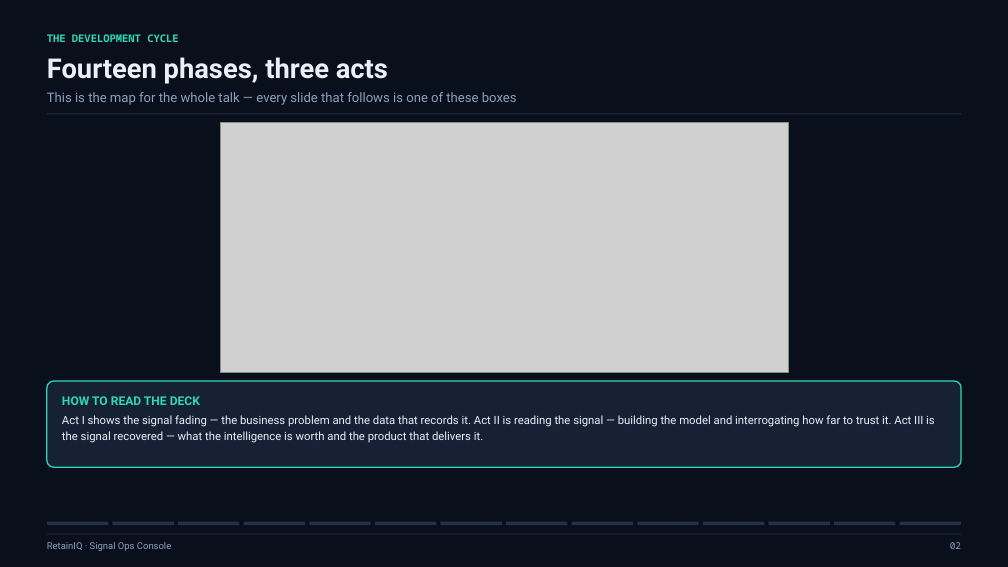
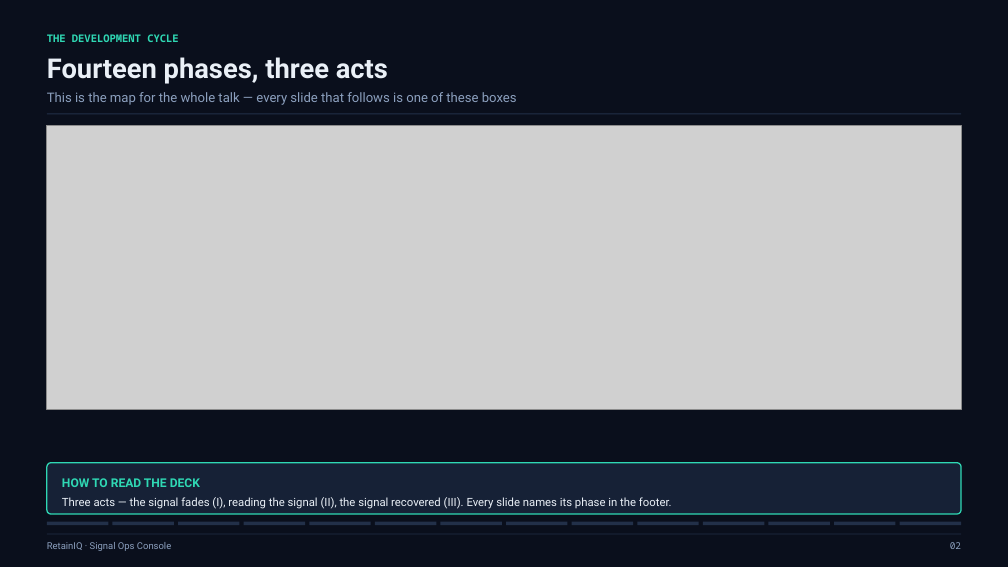
Before and after one commit to Logesh0247/RetainIQ_Signal_Ops_Console, a slide deck: slide 2 of presentation/RetainIQ_Project_Review.pptx. Drawn at 1008x567 pixels with LibreOffice and Linux fonts; fonts in the diff are those of the drawing; grey boxes stand for pictures. Boxes give left, top, right and bottom in pixels: in the first picture for what was removed or moved away, otherwise in the second. Text is boxed around its words. In the diff, an @@ line names an element or a change of style, - is before the commit and + after.

Commit message:
Rebuild the review deck around a vertical fill engine
The previous deck was designed without a renderer, and 16 of its 24 slides left
0.9-1.8in of empty space above the footer. Every body layout now fills an
explicit content band (1.66in-6.80in), and every figure is placed by its own
aspect ratio, so charts land at 100% of their box on every slide.

- build_deck.py: stack()/img_h()/img_w() layout engine; all 20 content slides
  and 5 appendix slides rewritten onto it; tech-stack columns, feature list and
  panel copy re-scaled to fill instead of trailing off.
- build_assets.py: _trim() crops the decorative background margin off every
  chart; chart_cycle redrawn wider; the churn-split caption moved onto the
  slide; cross-validation labels de-collided.
- New appendix A5: how the system fits together (architecture map).
- Verified: audit_deck.py clean (no out-of-bounds, no collisions),
  audit_layout.py reports 0.26in of breathing room above the rail on all 25
  slides, both QR codes in the deck decode back to their URLs.
- presentation/preview/ (QA renders) is gitignored.

```diff
--- a/presentation/RetainIQ_Project_Review.pptx
+++ b/presentation/RetainIQ_Project_Review.pptx
@@ picture resized from (x1=220, y1=123, x2=788, y2=372) to (x1=47, y1=126, x2=961, y2=410) @@
@@ rounded rectangle resized from (x1=47, y1=381, x2=961, y2=467) to (x1=47, y1=463, x2=961, y2=514) @@
@@ text "HOW TO READ THE DECK" moved from (x1=62, y1=396, x2=935, y2=443) to (x1=62, y1=478, x2=672, y2=509) @@
@@ text at (x1=62, y1=497, x2=672, y2=509): text changed @@
-Act I shows the signal fading — the business problem and the data that records it. Act II is reading the signal — building the model and interrogating how far to trust it. Act III is the signal recovered — what the intelligence is worth and the product that delivers it.
+Three acts — the signal fades (I), reading the signal (II), the signal recovered (III). Every slide names its phase in the footer.
```
Also in this commit, not shown: 23 other slides changed, 1 slide added, 21 other files.
